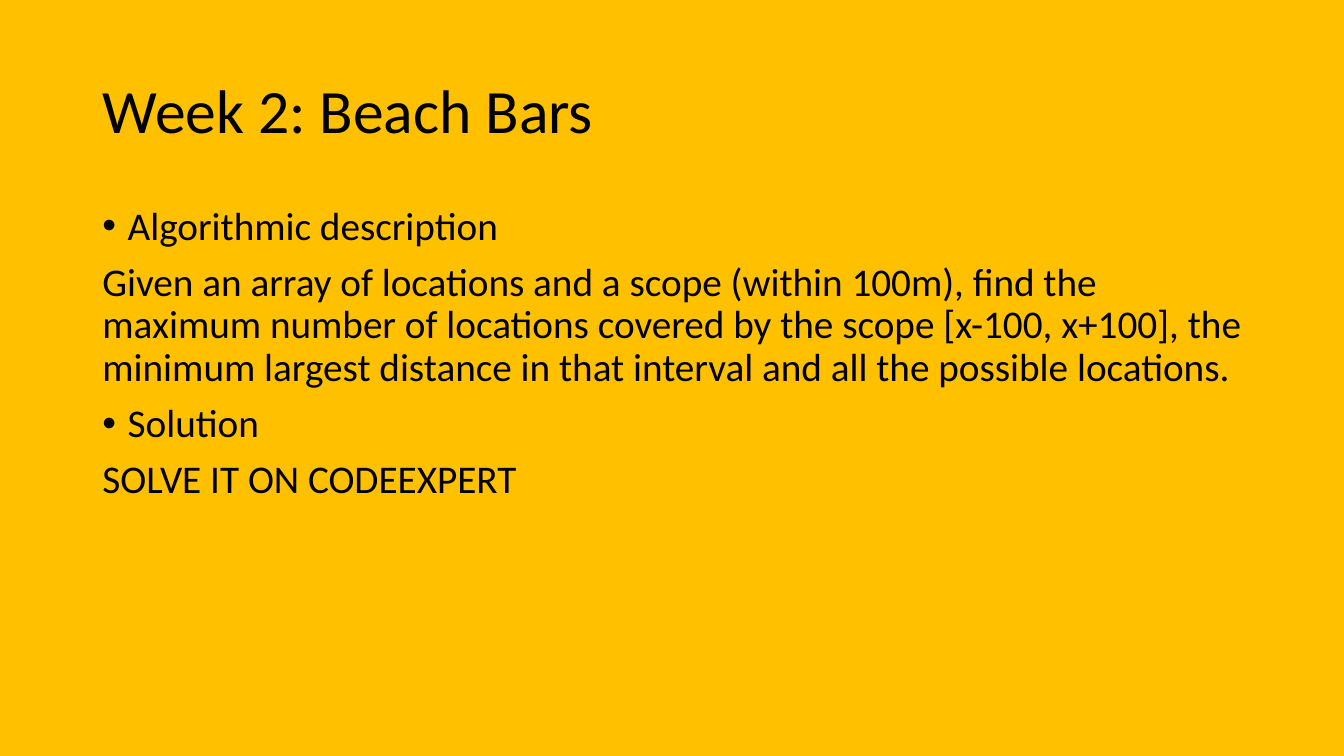
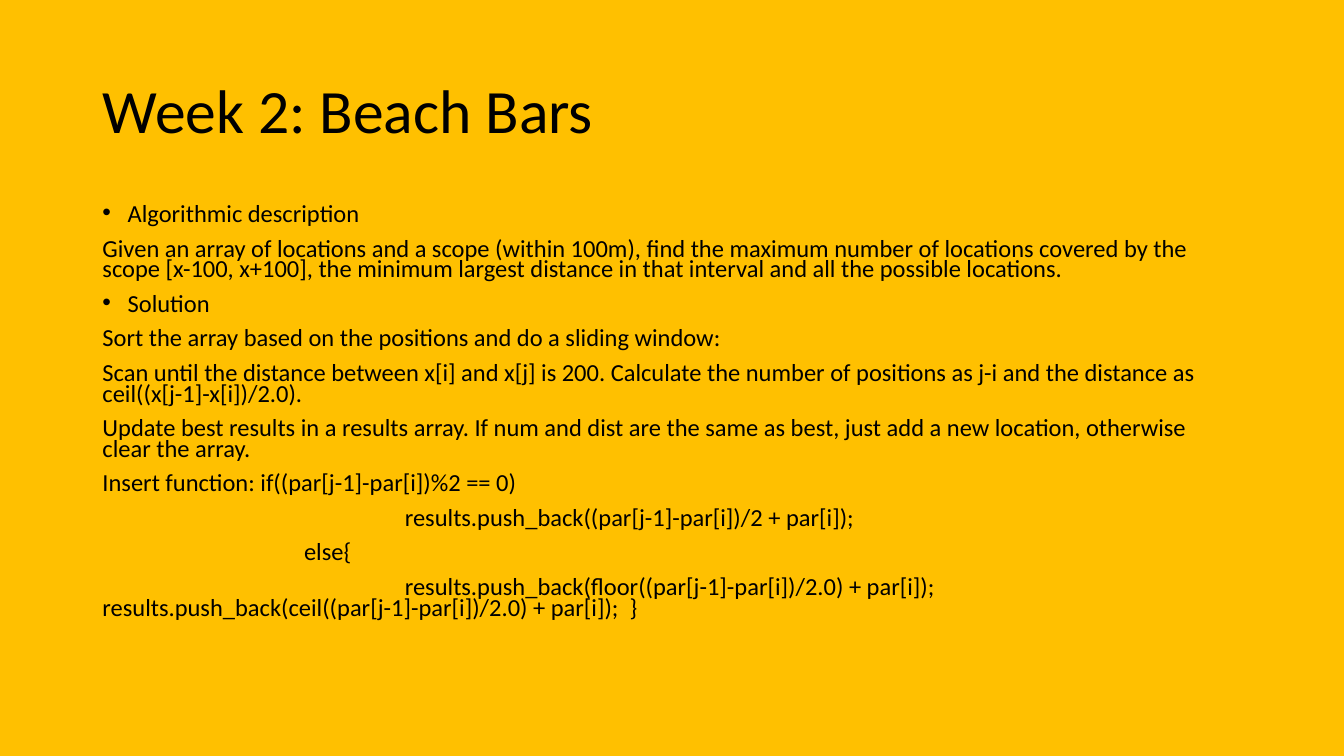
Before and after one commit to giacomocamposampiero/algolab, a slide deck: slide 3 of Recap.pptx. Drawn at 1344x756 pixels with LibreOffice and Linux fonts; fonts in the diff are those of the drawing. Boxes give left, top, right and bottom in pixels: in the first picture for what was removed or moved away, otherwise in the second. Text is boxed around its words. In the diff, an @@ line names an element or a change of style, - is before the commit and + after.

```diff
--- a/Recap.pptx
+++ b/Recap.pptx
@@ text at (102, 205, 1186, 312): size 28 to 17.5 pt in "Algorithmic description", "Given an array of locations and a ...", "Solution"; line spacing 0.9 to 0.7 @@
@@ text at (102, 329, 1194, 620): text changed; size 28 to 17.5 pt @@
-SOLVE IT ON CODEEXPERT
+Sort the array based on the positions and do a sliding window:
+Scan until the distance between x[i] and x[j] is 200. Calculate the number of positions as j-i and the distance as ceil((x[j-1]-x[i])/2.0).
+Update best results in a results array. If num and dist are the same as best, just add a new location, otherwise clear the array.
+Insert function: if((par[j-1]-par[i])%2 == 0)
+results.push_back((par[j-1]-par[i])/2 + par[i]);
+else{
+results.push_back(floor((par[j-1]-par[i])/2.0) + par[i]); results.push_back(ceil((par[j-1]-par[i])/2.0) + par[i]); }
```
Also in this commit, not shown: 5 other slides changed, 5 slides added, 5 other files.
